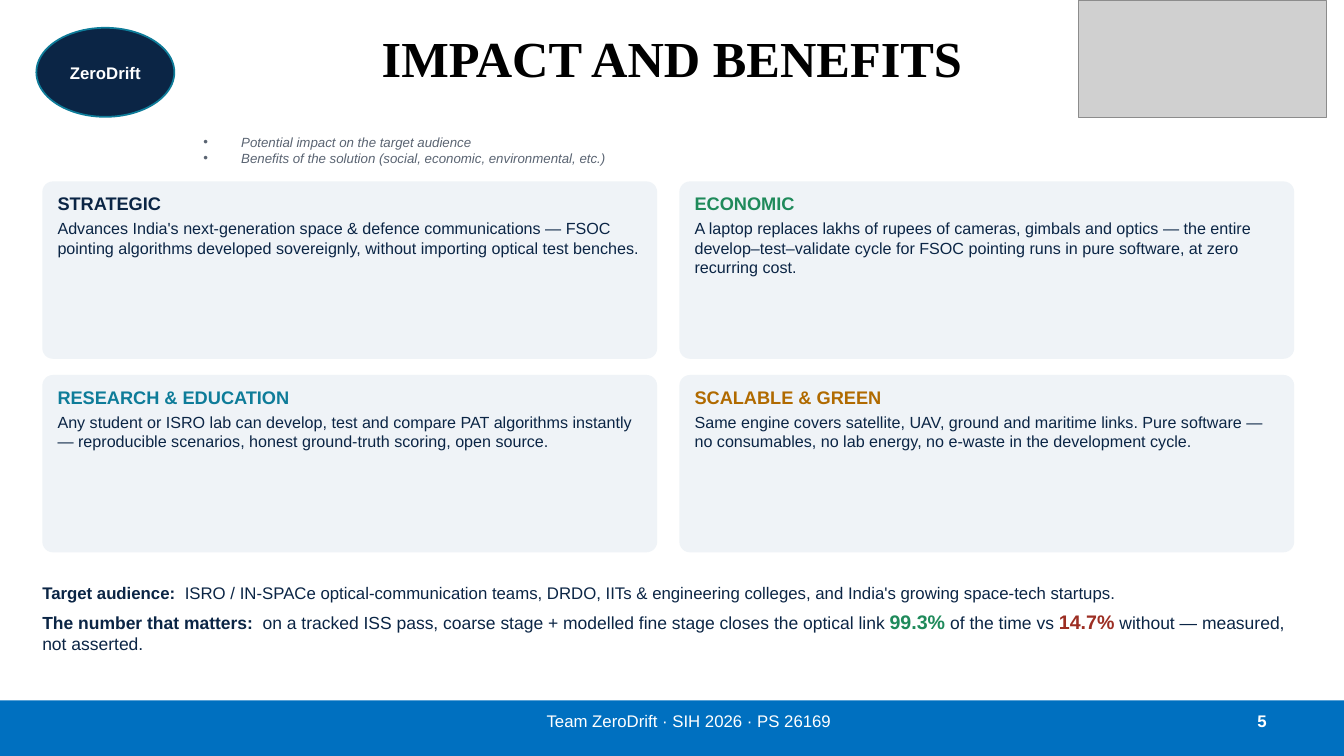
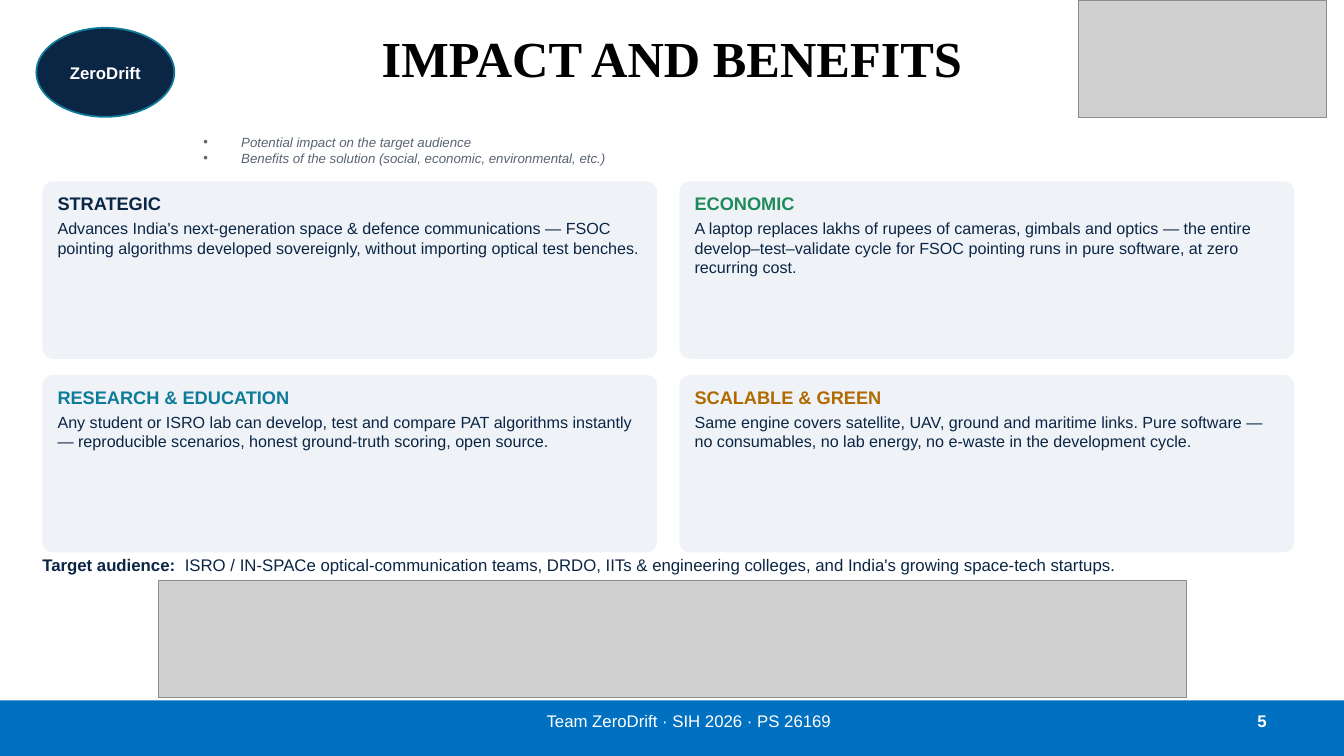
Before and after one commit to pranshukesavmishra/SIH2026, a slide deck: slide 5 of docs/submission/ZeroDrift_SIH26169.pptx. Drawn at 1344x756 pixels with LibreOffice and Linux fonts; fonts in the diff are those of the drawing; grey boxes stand for pictures. Boxes give left, top, right and bottom in pixels: in the first picture for what was removed or moved away, otherwise in the second. Text is boxed around its words. In the diff, an @@ line names an element or a change of style, - is before the commit and + after.

```diff
--- a/docs/submission/ZeroDrift_SIH26169.pptx
+++ b/docs/submission/ZeroDrift_SIH26169.pptx
@@ text "Target audience: ISRO / IN-SPACe ...": place and size @@
-text "Target audience: ISRO / IN-SPACe ..." at bbox=[42, 587, 1285, 650]
+text "Target audience: ISRO / IN-SPACe ..." at bbox=[42, 559, 1115, 575]
@@ picture added at bbox=[158, 581, 1187, 698] @@
@@ text at bbox=[42, 615, 1285, 650]: paragraph removed @@
-The number that matters: on a tracked ISS pass, coarse stage + modelled fine stage closes the optical link 99.3% of the time vs 14.7% without — measured, not asserted.
```
Also in this commit, not shown: 2 other slides changed, 1 other file.
